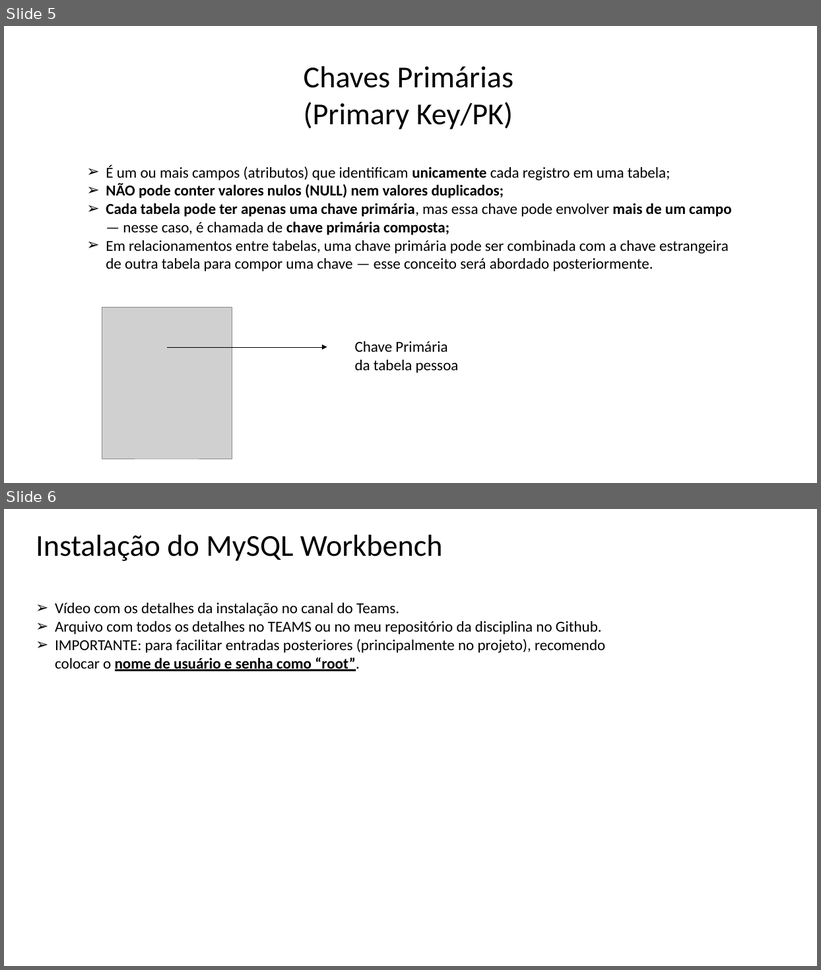
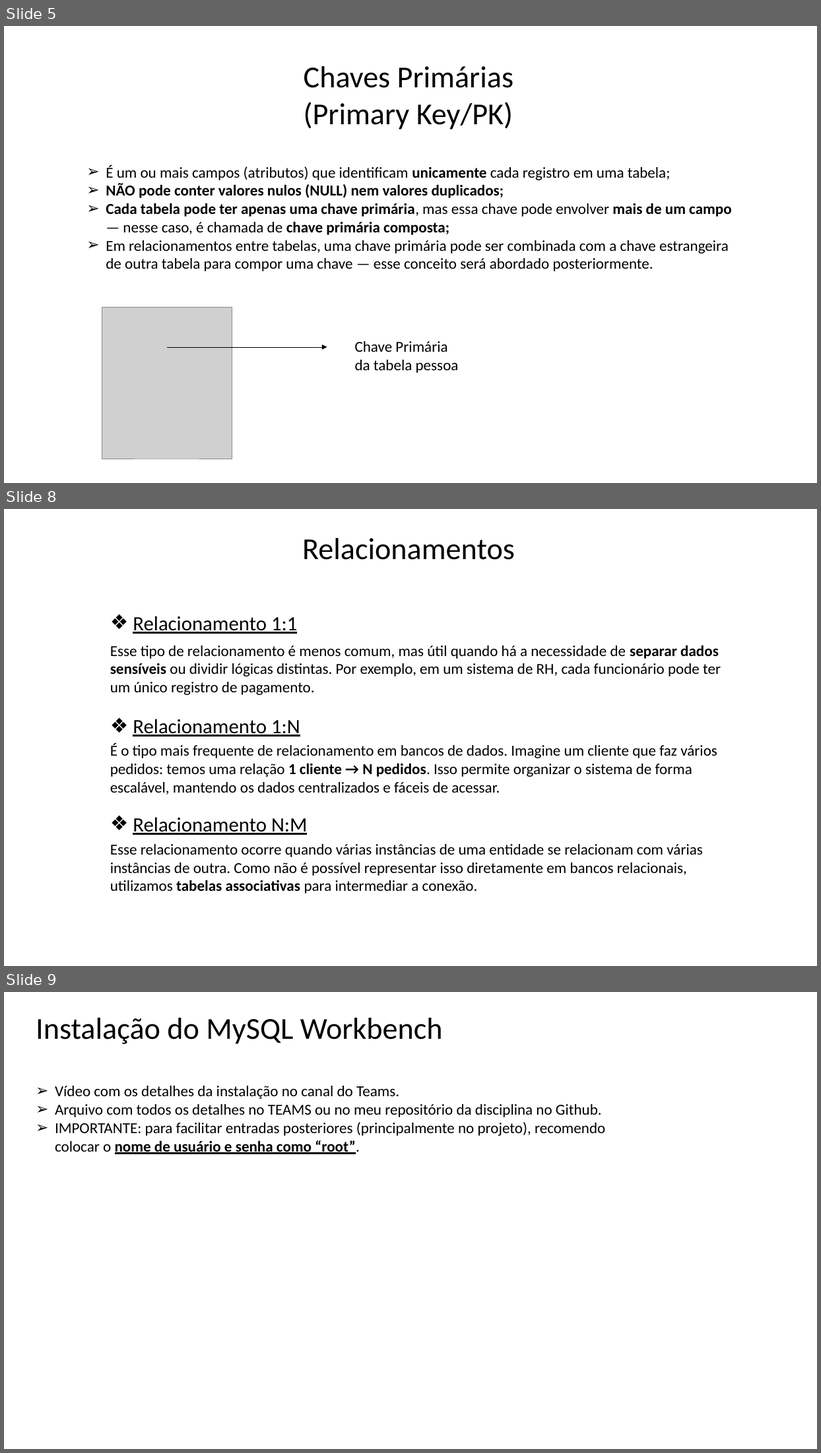
Before and after one commit to Felipe-Tagawa/C07-Monitoria, a slide deck: Aula 2/IntroduçãoBD.pptx. Shown one above the other, each under a label of ours: slides 5 and 6 before the commit, slides 5, 8 and 9 after it; the slides between them are not shown. The pictures are 821x970 and 821x1453 pixels, drawn with LibreOffice and Linux fonts; fonts in the diff are those of the drawing; grey boxes stand for pictures; background and template pictures are left out. Boxes give left, top, right and bottom in pixels: in the first picture for what was removed or moved away, otherwise in the second. Text is boxed around its words. In the diff, an @@ line names an element or a change of style, - is before the commit and + after.

```diff
--- a/Aula 2/IntroduçãoBD.pptx
+++ b/Aula 2/IntroduçãoBD.pptx
@@ slide 8 added at [4, 509, 817, 966], background picture (left out) @@
@@ text added at [302, 538, 515, 560], 36 pt, text #000000 @@
+Relacionamentos
@@ text added at [133, 616, 297, 634], 24 pt, text #000000, underline @@
+❖ Relacionamento 1:1
@@ text added at [110, 645, 721, 695], 18 pt, text #000000 @@
+Esse tipo de relacionamento é menos comum, mas útil quando há a necessidade de separar dados sensíveis ou dividir lógicas distintas. Por exemplo, em um sistema de RH, cada funcionário pode ter um único registro de pagamento.
@@ text added at [133, 719, 300, 737], 24 pt, text #000000, underline @@
+❖ Relacionamento 1:N
@@ text added at [110, 743, 717, 795], 18 pt, text #000000 @@
+É o tipo mais frequente de relacionamento em bancos de dados. Imagine um cliente que faz vários pedidos: temos uma relação 1 cliente → N pedidos. Isso permite organizar o sistema de forma escalável, mantendo os dados centralizados e fáceis de acessar.
@@ text added at [133, 817, 307, 835], 24 pt, text #000000, underline @@
+❖ Relacionamento N:M
@@ text added at [110, 844, 703, 894], 18 pt, text #000000 @@
+Esse relacionamento ocorre quando várias instâncias de uma entidade se relacionam com várias instâncias de outra. Como não é possível representar isso diretamente em bancos relacionais, utilizamos tabelas associativas para intermediar a conexão.
@@ what was slide 6 is now slide 9 @@
```
Also in this commit, not shown: 2 other slides added, 1 other file.
